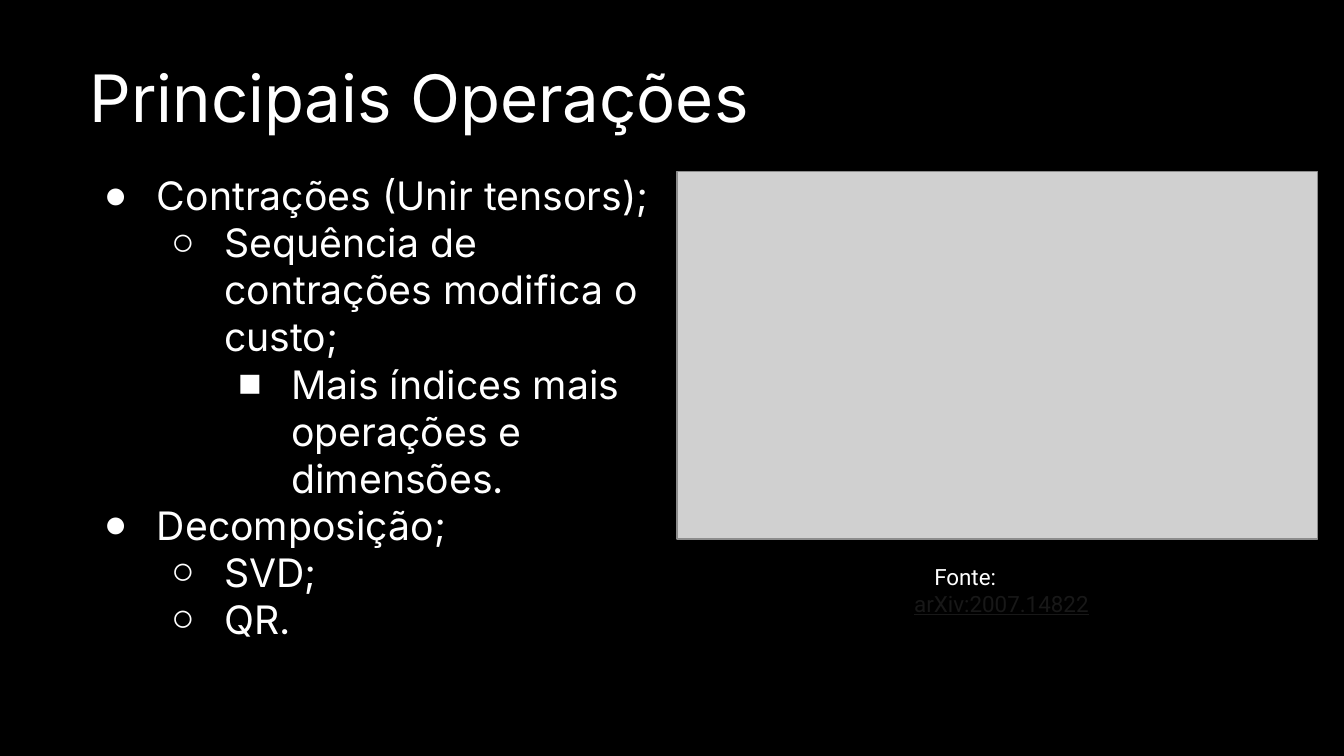
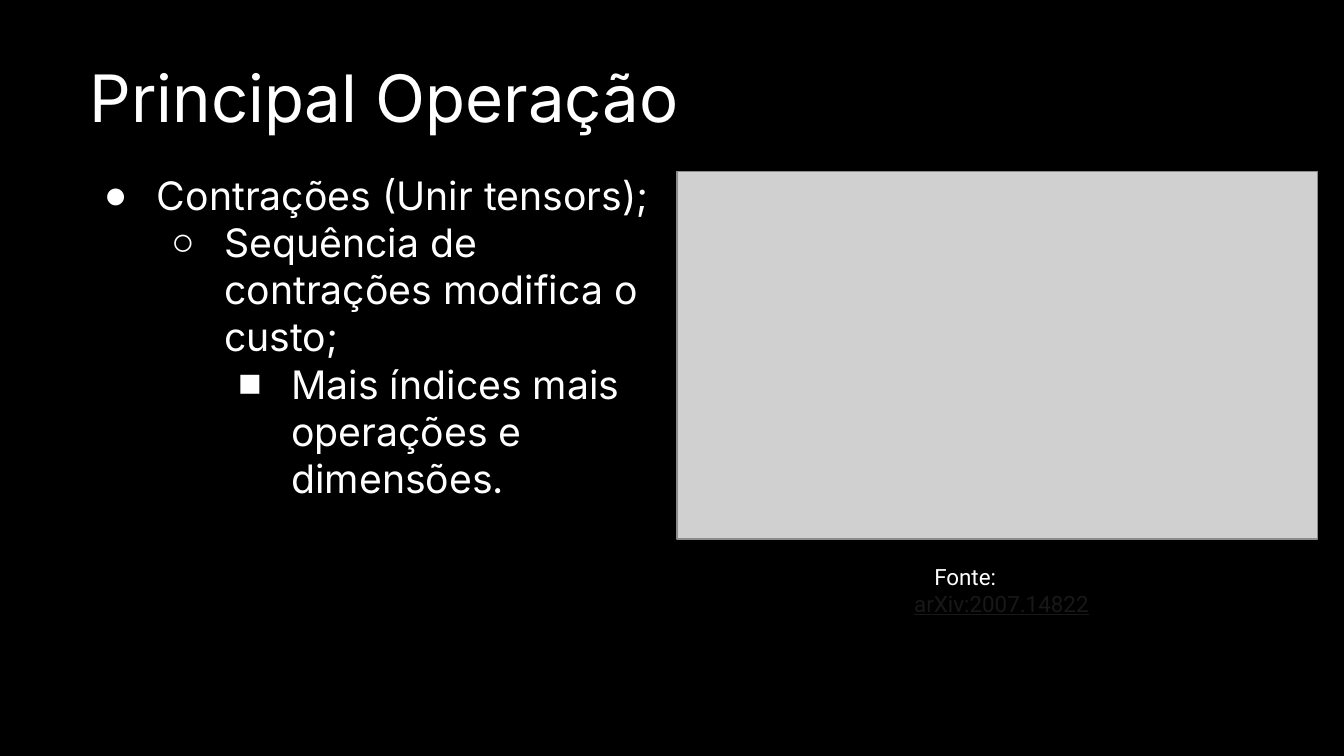
Before and after one commit to Dpbm/mestrado-aulas, a slide deck: slide 7 of algoritmos/projeto-seminario/Seminário.pptx. Drawn at 1344x756 pixels with LibreOffice and Linux fonts; fonts in the diff are those of the drawing; grey boxes stand for pictures. Boxes give left, top, right and bottom in pixels: in the first picture for what was removed or moved away, otherwise in the second. Text is boxed around its words. In the diff, an @@ line names an element or a change of style, - is before the commit and + after.

```diff
--- a/algoritmos/projeto-seminario/Seminário.pptx
+++ b/algoritmos/projeto-seminario/Seminário.pptx
@@ text at [90, 73, 679, 136]: text changed @@
-Principais Operações
+Principal Operação
@@ text at [157, 510, 446, 637]: paragraphs removed @@
-● Decomposição;
-  ○ SVD;
-  ○ QR.
```
Also in this commit, not shown: 6 other slides changed, 1 slide removed, 1 other file.
